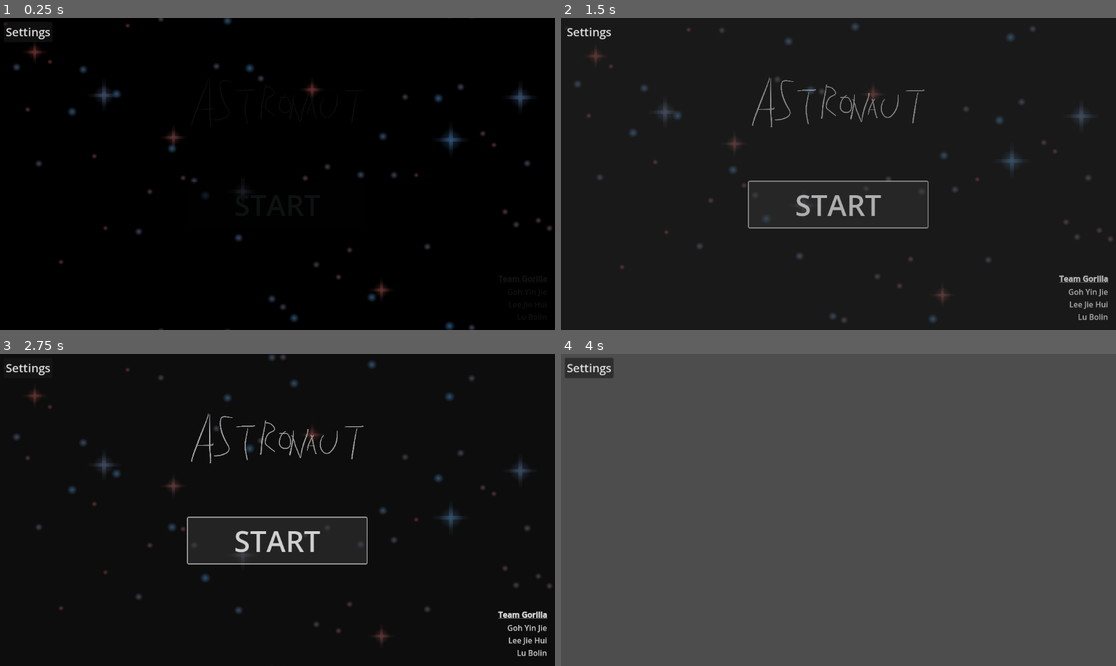
Above: before the commit, frames 1-4 (two rows, left to right).
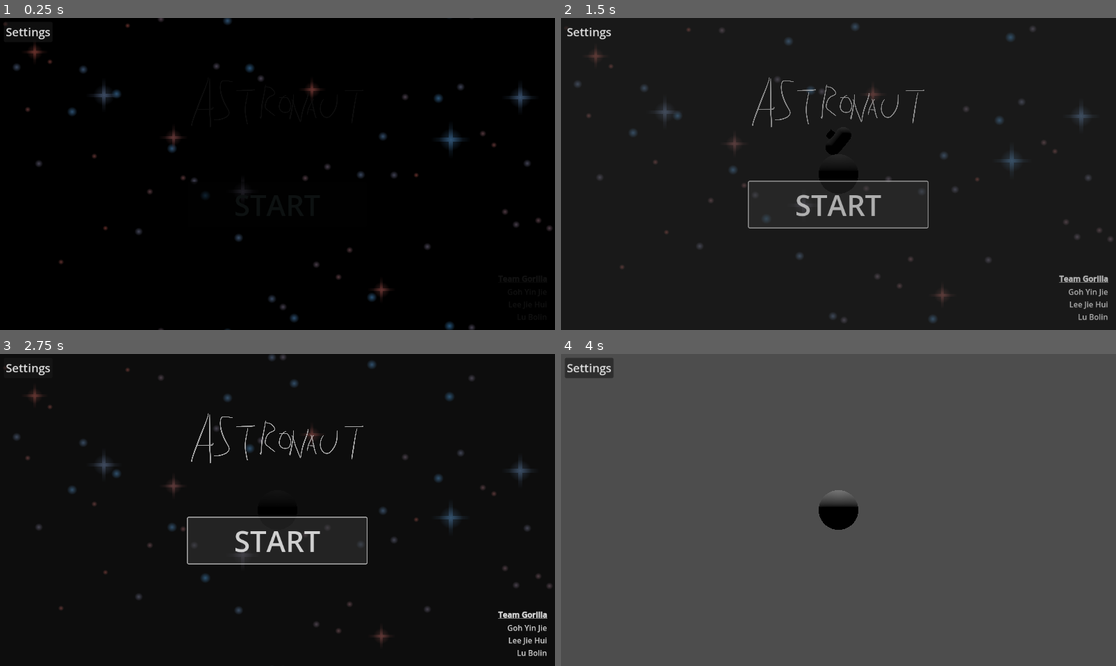
Above: after the commit, the same moments.

Repository: LuBolin/gdg-summer-jam
Game: Godot game, scene res://main.tscn
Two runs of this game, one before a commit and one after it. Both use one fixed random seed, a clock stepped at 60 frames per second and the inputs below.
Inputs:
- Up to frame 1 (0.25 s): no input
- Up to frame 2 (1.5 s): click "START" at 0.5 s; click "START" at 1.25 s
- Up to frame 3 (2.75 s): tap Enter (ui_accept) at 2, 2.1, 2.27, 2.57 s; hold Right (ui_right) from 2.03 s (still down)
- Up to frame 4 (4 s): release Right (ui_right) at 2.78 s; hold Down (ui_down) 2.78-3.53 s; tap Enter (ui_accept) at 2.85, 3.02, 3.32, 3.6 s; hold Right (ui_right) from 3.53 s (still down)

The runs differ from the first frame. In frame 1, less than 0.1% of the frame differs, in the area x 19-82%, y 23-88%; in frame 2, 0.6%, in the area x 34-99%, y 19-85%; in frame 3, 0.2%; in frame 4, 0.5%.

Commit message:
working on main lol

Diff:
--- /dev/null
+++ b/Player.gd
@@ -0,0 +1,49 @@
+extends CharacterBody3D
+
+
+const SPEED = 1.0
+const JUMP_VELOCITY = 4.5
+const turn_rate = 30
+
+var up_vector : Vector3 = Vector3(0, 1, 0)
+var front_vector : Vector3 = Vector3(1, 0, 0)
+
+var cog : Node3D
+
+func _physics_process(delta):
+	# Get the input direction and handle the movement/deceleration.
+	# As good practice, you should replace UI actions with custom gameplay actions.
+	var input_dir = Input.get_vector("ui_left", "ui_right", "ui_up", "ui_down")
+	var direction = (transform.basis * Vector3(input_dir.x, 0, input_dir.y)).normalized()
+	#print(direction) #up z -1, left x -1
+	if direction:
+		velocity.x = direction.x * SPEED
+		velocity.z = direction.z * SPEED
+
+	if cog:
+		#gravity thing here
+		var gravity_vector = cog.position - position
+		var cross = gravity_vector.cross(up_vector).normalized()
+		var angle = PI - up_vector.signed_angle_to(gravity_vector, cross)
+		print(angle)
+		up_vector = up_vector.rotated(cross, angle * delta)
+		front_vector = front_vector.rotated(cross, angle * delta)
+		if not is_on_planet():
+			velocity += (cog.position - position).normalized() * 2 * delta
+
+	look_at(front_vector - position)
+	move_and_slide()
+	# Handle jump.
+	if Input.is_action_just_pressed("ui_accept") and is_on_floor():
+		velocity.y = JUMP_VELOCITY
+
+
+
+
+func is_on_planet():
+	if cog == null:
+		return false
+	return $RayCast3D.get_collider() == cog
+
+func set_cog(planet):
+	cog = planet
--- a/grav_field.gd
+++ b/grav_field.gd
@@ -1,4 +1,4 @@
-extends Node3D
+extends Area3D
 
 @export var force = 1
 
@@ -8,8 +8,11 @@
 
 
 # Called every frame. 'delta' is the elapsed time since the previous frame.
-func _process(delta):
-	pass
+func _physics_process(delta):
+	var areas = get_overlapping_bodies()
+	for area in areas:
+		if area is CharacterBody3D:
+			area.set_cog(self)
 
 func get_force():
 	return force
--- a/grav_field.tscn
+++ b/grav_field.tscn
@@ -14,12 +14,6 @@
 [node name="CollisionShape3D" type="CollisionShape3D" parent="."]
 shape = SubResource("SphereShape3D_t8ece")
 
-[node name="PlanetArea" type="Area3D" parent="." groups=["planet"]]
-
-[node name="CollisionShape3D" type="CollisionShape3D" parent="PlanetArea"]
-transform = Transform3D(0.5, 0, 0, 0, 0.5, 0, 0, 0, 0.5, 0, 0, 0)
-shape = SubResource("SphereShape3D_v6tbd")
-
 [node name="RigidBody3D" type="RigidBody3D" parent="."]
 gravity_scale = 0.0
 
@@ -30,4 +24,6 @@
 [node name="MeshInstance3D" type="MeshInstance3D" parent="RigidBody3D"]
 transform = Transform3D(0.5, 0, 0, 0, 0.5, 0, 0, 0, 0.5, 0, 0, 0)
 mesh = SubResource("SphereMesh_xccbc")
-skeleton = NodePath("../../PlanetArea")
+skeleton = NodePath("")
+
+[connection signal="area_entered" from="." to="." method="_on_area_entered"]
--- a/main.tscn
+++ b/main.tscn
@@ -1,8 +1,10 @@
-[gd_scene load_steps=4 format=3 uid="uid://cwm5f3218uxk5"]
+[gd_scene load_steps=6 format=3 uid="uid://cwm5f3218uxk5"]
 
 [ext_resource type="PackedScene" uid="uid://b15d2oix81f2m" path="res://UI/cover.tscn" id="1_mupu1"]
 [ext_resource type="PackedScene" uid="uid://dsme7tymvsh5v" path="res://UI/settings.tscn" id="2_ox2ea"]
 [ext_resource type="AudioStream" uid="uid://dortwej8u3bcm" path="res://resources/menu-bgm.mp3" id="3_1bk7p"]
+[ext_resource type="PackedScene" uid="uid://dgecqjxsjatw1" path="res://player.tscn" id="4_jhnrw"]
+[ext_resource type="PackedScene" uid="uid://b1q7kel0tbmu8" path="res://grav_field.tscn" id="4_ogy1w"]
 
 [node name="Main" type="Node3D"]
 
@@ -13,3 +15,14 @@
 [node name="AudioStreamPlayer" type="AudioStreamPlayer" parent="."]
 stream = ExtResource("3_1bk7p")
 autoplay = true
+
+[node name="Player" parent="." instance=ExtResource("4_jhnrw")]
+transform = Transform3D(1, 0, 0, 0, 1, 0, 0, 0, 1, 0, 0.611408, 0.0269565)
+
+[node name="GravField" parent="." instance=ExtResource("4_ogy1w")]
+
+[node name="Camera3D" type="Camera3D" parent="."]
+transform = Transform3D(1, 0, 0, 0, 1, 0, 0, 0, 1, 0, 0, 2.56914)
+
+[node name="OmniLight3D" type="OmniLight3D" parent="."]
+transform = Transform3D(1, 0, 0, 0, 1, 0, 0, 0, 1, 0, 2.02054, 0)
--- /dev/null
+++ b/player.tscn
@@ -0,0 +1,29 @@
+[gd_scene load_steps=5 format=3 uid="uid://dgecqjxsjatw1"]
+
+[ext_resource type="Script" path="res://Player.gd" id="1_3u122"]
+
+[sub_resource type="CapsuleMesh" id="CapsuleMesh_u43rb"]
+radius = 0.1
+height = 0.4
+
+[sub_resource type="CapsuleShape3D" id="CapsuleShape3D_65igt"]
+radius = 0.1
+height = 0.4
+
+[sub_resource type="BoxMesh" id="BoxMesh_8rrwg"]
+size = Vector3(0.1, 0.1, 0.1)
+
+[node name="Player" type="CharacterBody3D"]
+script = ExtResource("1_3u122")
+
+[node name="MeshInstance3D" type="MeshInstance3D" parent="."]
+mesh = SubResource("CapsuleMesh_u43rb")
+
+[node name="CollisionShape3D" type="CollisionShape3D" parent="."]
+shape = SubResource("CapsuleShape3D_65igt")
+
+[node name="RayCast3D" type="RayCast3D" parent="."]
+
+[node name="MeshInstance3D2" type="MeshInstance3D" parent="."]
+transform = Transform3D(1, 0, 0, 0, 1, 0, 0, 0, 1, 0, 0, 0.109321)
+mesh = SubResource("BoxMesh_8rrwg")
